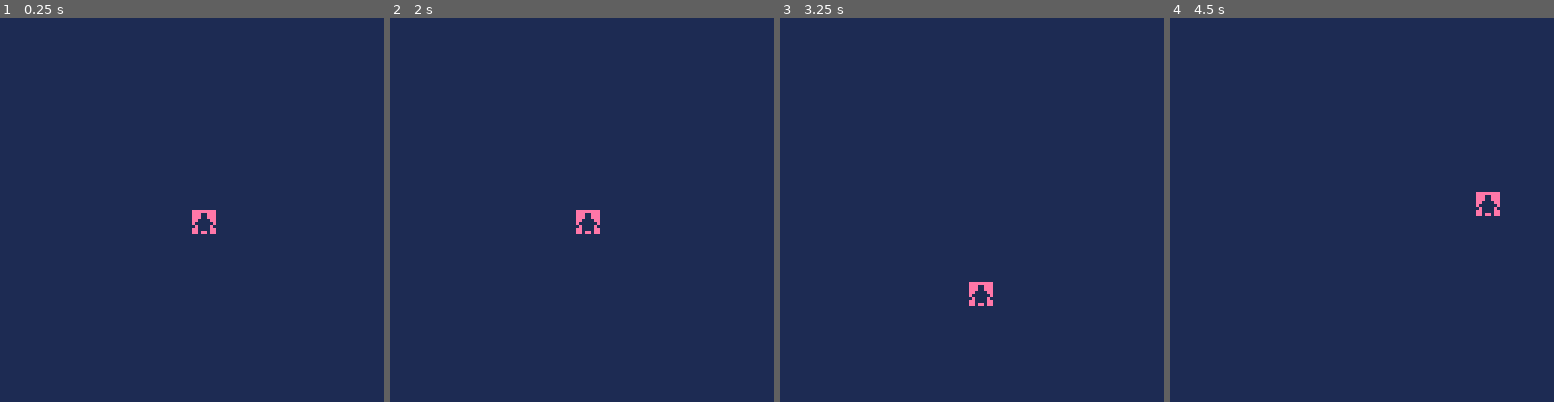
Above: before the commit, frames 1-4 (left to right).
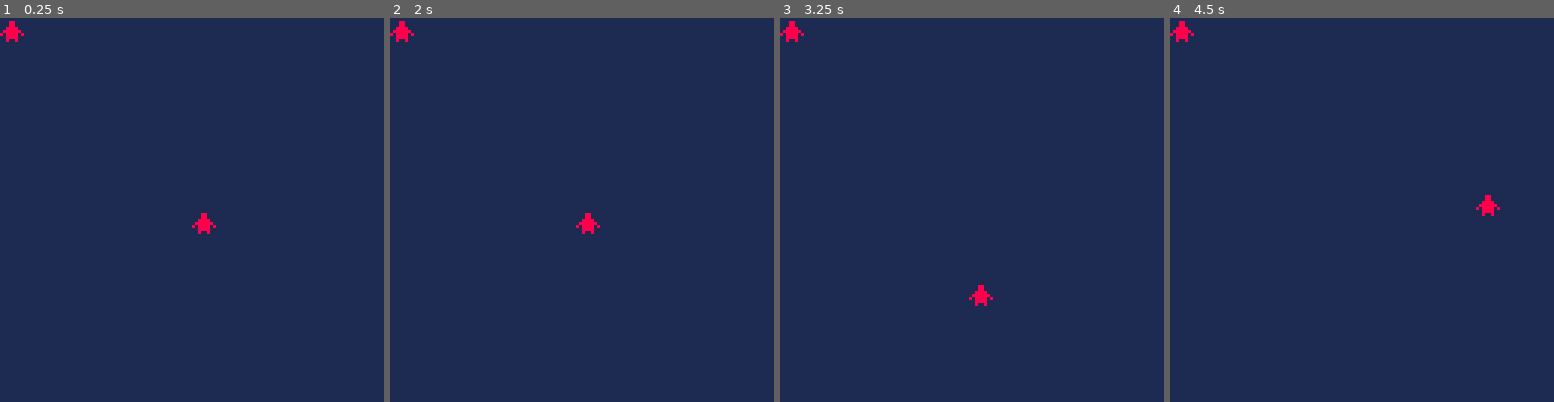
Above: after the commit, the same moments.

Repository: egordorichev/pemsa
Game: PICO-8 cartridge carts/test.p8
Two runs of this game, one before a commit and one after it. Both use one fixed random seed, a clock stepped at 60 frames per second and the inputs below.
Inputs:
- Up to frame 1 (0.25 s): no input
- Up to frame 2 (2 s): hold Left from 1.97 s (still down)
- Up to frame 3 (3.25 s): release Left at 2.37 s; hold Down 2.42-2.82 s; hold Right from 2.87 s (still down)
- Up to frame 4 (4.5 s): release Right at 3.53 s; hold Up 3.58-4.08 s; hold Right from 4.13 s (still down)

The runs differ from the first frame. In frame 1, 0.5% of the frame differs, in the area x 0-57%, y 0-57%; in frame 2, 0.5%; in frame 3, 0.5%; in frame 4, 0.5%.

Commit message:
Pal() & palt() implemented

Diff:
--- a/carts/test.p8
+++ b/carts/test.p8
@@ -2,6 +2,8 @@
 version 18
 __lua__
 local x, y = 64, 64
+palt(0, false)
+palt(14, true)
 
 function _update60()
 	if btn(0) then
@@ -23,7 +25,11 @@
 
 function _draw()
 	cls(1)
+
+	pal(0, 0)
 	spr(64, x, y)
+	pal(0, 8, 1)
+	spr(64, 0, 0)
 end
 __gfx__
 33333333eeeeeeeeeeeeeeeeeeeeeeee0000000000000000e110000e000000000000000000000000eeeeeee00eeeeeee0115024511eeeeeeeeeeeeeeeeeeeeee
Not shown, changed: CMakeLists.txt
Not shown, changed: include/pemsa/memory/pemsa_draw_state_module.hpp
Not shown, changed: include/pemsa/memory/pemsa_memory_module.hpp
Not shown, changed: src/pemsa/cart/pemsa_cartridge_module.cpp
Not shown, changed: src/pemsa/graphics/pemsa_graphics_api.cpp
Not shown, added: src/pemsa/memory/pemsa_draw_state_api.cpp
Not shown, changed: src/pemsa/memory/pemsa_draw_state_module.cpp
Not shown, added: src/pemsa/memory/pemsa_memory_api.cpp
Not shown, changed: src/sdl/sdl_graphics_backend.cpp
Not shown, changed: todo.md
